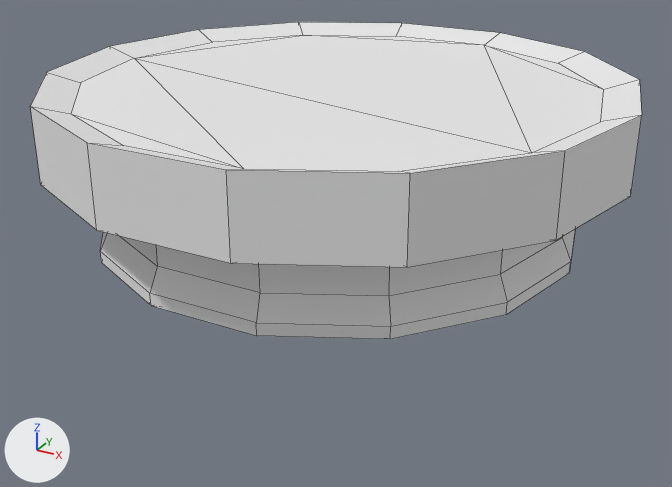
Before and after pictures for a commit that changed the OBJ model res/models/JumpPad001.obj.
Both versions are drawn from a 50 mm lens placed at (1.5, -2.75, 1.31), pointed at (0.02, -0.05, -0.04). Arrows for +X, +Y and +Z are at lower left; the lights stay in place. Mesh edges are drawn as thin lines. Where no turn or scale is listed for an object, it has been applied to the vertices.

The older version as bpy lines, for what is in view:
```python
me_jumppad001 = bpy.data.meshes.new('JumpPad001')
me_jumppad001.from_pydata(...)  # 98 vertices, 100 faces; spans x -1.01..1.01, y -0.98..0.98, z 0.01..0.56
me_jumppad001.materials.append(mat_wire_006135006)  # white #e7e7e7
ob_jumppad001 = bpy.data.objects.new('JumpPad001', me_jumppad001)
ob_jumppad001.location = (0.0, 0.0, 0.0)
```
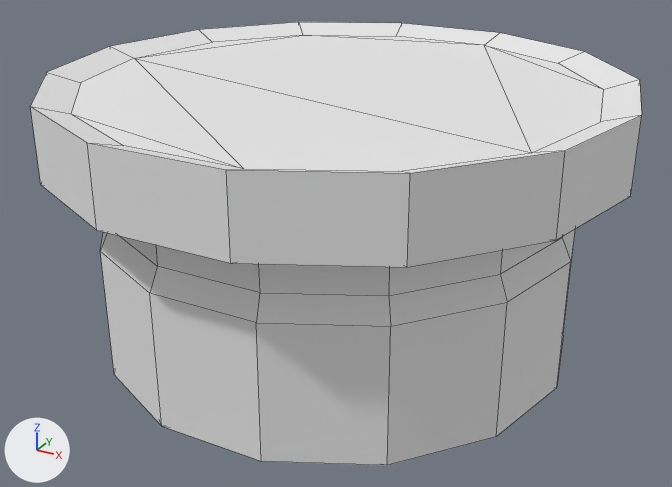
Commit message: Made JumpPad001 longer.

Location of each change, (x1, y1, x2, y2) in pixels of the pictures (672 x 487 px; the box of a moved part takes in the faces that stretch with it):
'JumpPad001', reshaped (40% taller): before (30, 22, 642, 339); after (30, 22, 642, 465)
part 1 of me_jumppad001, moved or reshaped: before (100, 233, 575, 339); after (100, 233, 575, 465)

Patch to the scene script:
```diff
--- a/res/models/JumpPad001.obj.py
+++ b/res/models/JumpPad001.obj.py
@@ me_jumppad001 @@
 me_jumppad001.from_pydata(...)  # 98 vertices, 100 faces; spans x -1.01..1.01, y -0.98..0.98, z 0.01..0.56
 # used by ob_jumppad001; location = (0.0, 0.0, 0.0)
+# me_jumppad001 part 1: all 14 vertices in x -0.85..0.85, y -0.83..0.83, z 0.01 are moved by (0.0, 0.0, -0.43)
 me_jumppad001.materials.append(mat_wire_006135006)
```
